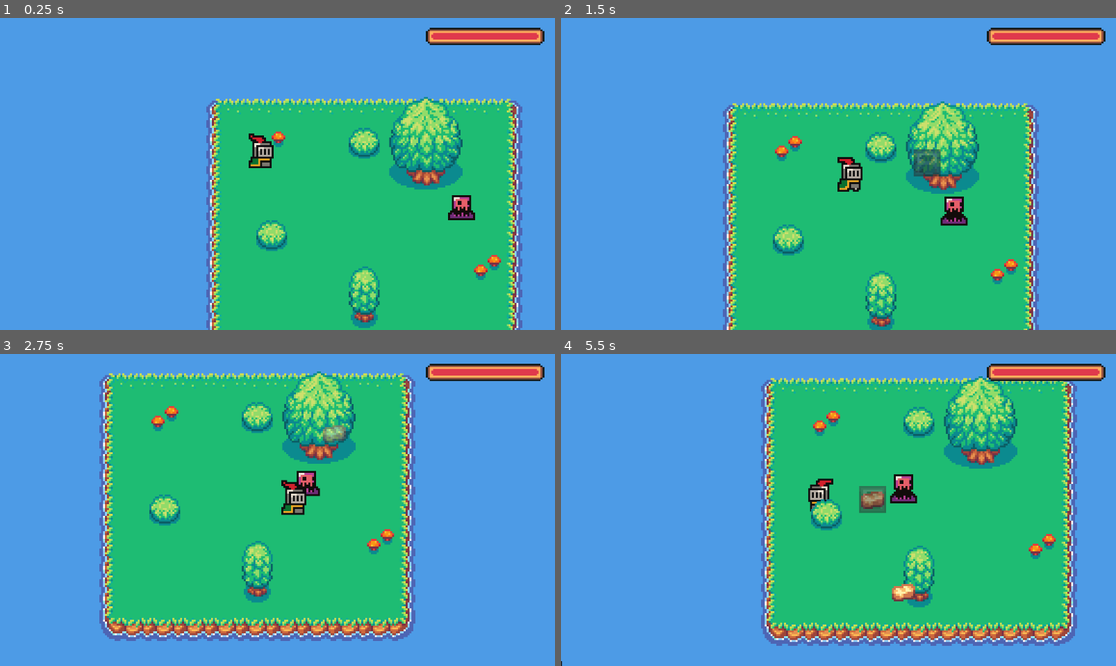
Above: before the commit, frames 1-4 (two rows, left to right).
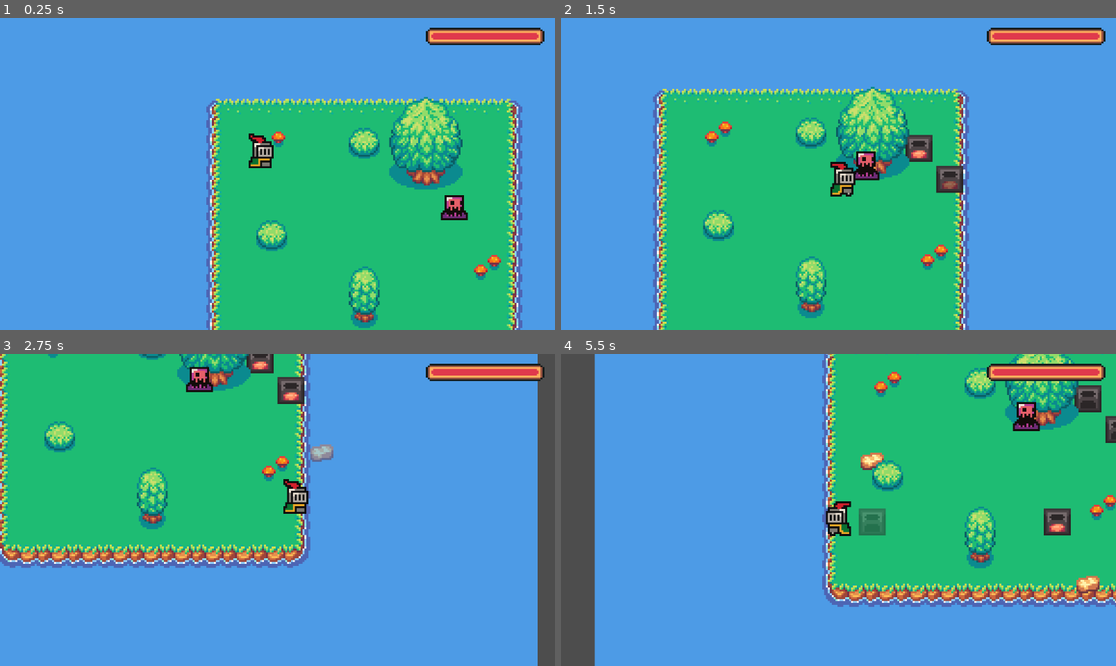
Above: after the commit, the same moments.

Repository: AlexAb123/May-Term
Game: Godot game, scene res://Scenes/Main.tscn
The game is run twice, just before and just after one commit, with the same random seed, the same clock (stepped at 60 frames per second) and the same inputs.
Inputs (mouse positions are in pixels of both pictures, inside the frame that each line leads up to):
- Up to frame 1 (0.25 s): no input
- Up to frame 2 (1.5 s): move the mouse to (960, 158) at 0.52 s; hold D (move_right) 0.53-1.28 s; tap G (g) at 0.6 s; click (960, 158) at 0.67 s; tap X (x) at 0.8, 1.35 s; move the mouse to (932, 167) at 1.27 s; hold S (move_down) from 1.28 s (still down); click (932, 167) at 1.42 s
- Up to frame 3 (2.75 s): tap Z (z) at 1.55, 2.1 s; move the mouse to (333, 441) at 2.02 s; release S (move_down) at 2.03 s; hold D (move_right) from 2.03 s (still down); click (333, 441) at 2.17 s; tap G (g) at 2.3 s
- Up to frame 4 (5.5 s): move the mouse to (810, 572) at 2.77 s; release D (move_right) at 2.78 s; hold W (move_up) 2.78-3.53 s; tap G (g) at 2.85, 4.55, 5.1 s; click (810, 572) at 2.92 s; tap X (x) at 3.05, 3.6, 5.3 s; move the mouse to (799, 588) at 3.52 s; hold A (move_left) 3.53-5.03 s; click (799, 588) at 3.67 s; tap Z (z) at 3.8, 4.35 s; move the mouse to (672, 463) at 4.27 s; click (672, 463) at 4.42 s; move the mouse to (866, 510) at 5.02 s; hold S (move_down) from 5.03 s (still down); click (866, 510) at 5.17 s

The runs differ from the first frame. In frame 1, 0.3% of the frame differs, in the area x 79-86%, y 56-65%; in frame 2, 32%; in frame 3, 51%, in the area x 0-100%, y 0-100%; in frame 4, 43%.

Commit message:
enemy attacking buildingd and enemy movemnt

Diff:
--- a/Scenes/Building Scenes/Base Building Scenes/Building.tscn
+++ b/Scenes/Building Scenes/Base Building Scenes/Building.tscn
@@ -9,6 +9,8 @@
 size = Vector2(16, 16)
 
 [node name="Building" type="StaticBody2D"]
+collision_layer = 2
+collision_mask = 0
 script = ExtResource("1_e7ngb")
 
 [node name="CollisionShape2D" type="CollisionShape2D" parent="."]
@@ -16,11 +18,11 @@
 
 [node name="Sprite2D" type="Sprite2D" parent="."]
 
-[node name="Area2D" type="Area2D" parent="."]
+[node name="MouseArea2D" type="Area2D" parent="."]
 
-[node name="AreaCollisionShape2D" type="CollisionShape2D" parent="Area2D"]
+[node name="AreaCollisionShape2D" type="CollisionShape2D" parent="MouseArea2D"]
 shape = SubResource("RectangleShape2D_3j7wk")
 
-[connection signal="input_event" from="Area2D" to="." method="_on_area_2d_input_event"]
-[connection signal="mouse_entered" from="Area2D" to="." method="_on_area_2d_mouse_entered"]
-[connection signal="mouse_exited" from="Area2D" to="." method="_on_area_2d_mouse_exited"]
+[connection signal="input_event" from="MouseArea2D" to="." method="_on_area_2d_input_event"]
+[connection signal="mouse_entered" from="MouseArea2D" to="." method="_on_area_2d_mouse_entered"]
+[connection signal="mouse_exited" from="MouseArea2D" to="." method="_on_area_2d_mouse_exited"]
--- a/Scenes/Building Scenes/Base Building Scenes/DefenseBuilding.tscn
+++ b/Scenes/Building Scenes/Base Building Scenes/DefenseBuilding.tscn
@@ -7,14 +7,14 @@
 
 [node name="DefenseBuilding" instance=ExtResource("1_1tcue")]
 script = ExtResource("2_6b44f")
-health = 0
+health = 10
 damage = 0
 fire_rate = 0.0
-range = 0.0
+detection_range = 25
 
 [node name="DetectionArea2D" type="Area2D" parent="." index="3"]
-collision_layer = 2
-collision_mask = 2
+collision_layer = 0
+collision_mask = 4
 
 [node name="DetectionArea2DCollisionShape2D" type="CollisionShape2D" parent="DetectionArea2D" index="0"]
 shape = SubResource("CircleShape2D_55d75")
--- a/Scenes/Building Scenes/Defense Building Scenes/Archer.tscn
+++ b/Scenes/Building Scenes/Defense Building Scenes/Archer.tscn
@@ -7,6 +7,6 @@
 health = 100
 damage = 10
 fire_rate = 10.0
-range = 25.0
+detection_range = 25
 deconstruct_time = 0.1
 sprite = ExtResource("2_qqoxo")
--- a/Scenes/Enemy Scenes/Base Enemy Scenes/Enemy.tscn
+++ b/Scenes/Enemy Scenes/Base Enemy Scenes/Enemy.tscn
@@ -98,10 +98,14 @@
 [sub_resource type="CircleShape2D" id="CircleShape2D_io5ol"]
 radius = 47.0425
 
+[sub_resource type="CircleShape2D" id="CircleShape2D_6ctfx"]
+
 [node name="Enemy" type="CharacterBody2D"]
 y_sort_enabled = true
+collision_layer = 0
+collision_mask = 3
 script = ExtResource("1_8cx2i")
-speed = 10.0
+detection_range = 35
 
 [node name="AnimatedSprite2D" type="AnimatedSprite2D" parent="."]
 sprite_frames = SubResource("SpriteFrames_mfmcn")
@@ -115,7 +119,21 @@
 rotation = 1.57481
 shape = SubResource("CapsuleShape2D_ku6fp")
 
-[node name="detection_area" type="Area2D" parent="."]
+[node name="DetectionArea2D" type="Area2D" parent="."]
+collision_layer = 0
+collision_mask = 2
 
-[node name="CollisionShape2D" type="CollisionShape2D" parent="detection_area"]
+[node name="DetectionArea2DCollisionShape2D" type="CollisionShape2D" parent="DetectionArea2D"]
 shape = SubResource("CircleShape2D_io5ol")
+
+[node name="DamageArea2D" type="Area2D" parent="."]
+collision_layer = 0
+collision_mask = 2
+
+[node name="DamageCollisionShape2D" type="CollisionShape2D" parent="DamageArea2D"]
+shape = SubResource("CircleShape2D_6ctfx")
+
+[connection signal="body_entered" from="DetectionArea2D" to="." method="_on_detection_area_2d_body_entered"]
+[connection signal="body_exited" from="DetectionArea2D" to="." method="_on_detection_area_2d_body_exited"]
+[connection signal="body_entered" from="DamageArea2D" to="." method="_on_damage_area_2d_body_entered"]
+[connection signal="body_exited" from="DamageArea2D" to="." method="_on_damage_area_2d_body_exited"]
--- a/Scenes/Enemy Spawner.gd
+++ b/Scenes/Enemy Spawner.gd
@@ -4,16 +4,16 @@
 @onready var enemies = [preload("res://Scenes/Enemy Scenes/Base Enemy Scenes/Enemy.tscn")]
 # must edit when adding more enemies
 
-func getRandPosition():
-	var node = positions[randi() % positions.size()]
-	#print(node)
-	return node.global_position
-
-
-
-func _on_spawn_timer_timeout():
-	var enemy_instance = enemies[0].instantiate() # must edit when adding more enmemies
-	add_child(enemy_instance)
-	enemy_instance.position = getRandPosition()
-
-	#pass # Replace with function body.
+#func getRandPosition():
+	#var node = positions[randi() % positions.size()]
+	##print(node)
+	#return node.global_position
+	#
+#
+#
+#func _on_spawn_timer_timeout():
+	#var enemy_instance = enemies[0].instantiate() # must edit when adding more enmemies
+	#add_child(enemy_instance)
+	#enemy_instance.position = getRandPosition()
+#
+	##pass # Replace with function body.
--- a/Scenes/HealthBar.gd
+++ b/Scenes/HealthBar.gd
@@ -8,4 +8,4 @@
 	update()
 
 func update():
-	value = player.currentHealth * 100 / player.maxHealth
+	value = player.current_health * 100 / player.max_health
--- a/Scenes/Player.tscn
+++ b/Scenes/Player.tscn
@@ -161,6 +161,7 @@
 
 [node name="Player" type="CharacterBody2D"]
 collision_layer = 3
+collision_mask = 3
 motion_mode = 1
 script = ExtResource("1_fb2bp")
 
--- a/Scripts/Building Scripts/Building.gd
+++ b/Scripts/Building Scripts/Building.gd
@@ -6,6 +6,8 @@
 @export var size : Vector2 = Vector2(1,1)
 @export var sprite: Texture2D
 @onready var sprite2D: Sprite2D = get_node("Sprite2D")
+@export var max_health: int = 10
+@onready var current_health: int = max_health
 
 var player
 
@@ -65,6 +67,14 @@
 			if event.button_index == 2:
 				right_click_down = true
 
+func take_damage(damage):
+	current_health -= damage
+	if current_health <= 0:
+		destroy()
+
+func destroy():
+	print("Destoryed")
+	queue_free()
 func deconstruct():
 	print("Add item to player inventory")
 	BuildingManager.remove_building(self)
--- a/Scripts/Building Scripts/DefenseBuilding.gd
+++ b/Scripts/Building Scripts/DefenseBuilding.gd
@@ -5,7 +5,8 @@
 @export var health: int
 @export var damage: int
 @export var fire_rate: float
-@export var range: float
+@export var detection_range: int = 25
+
 
 @onready var detection_area: Area2D = $DetectionArea2D
 @onready var detection_shape: CollisionShape2D = $DetectionArea2D/DetectionArea2DCollisionShape2D
@@ -14,7 +15,7 @@
 
 func _ready():
 	super()
-	detection_shape.shape.radius = range
+	detection_shape.shape.radius = detection_range
 
 func _process(delta):
 
@@ -22,11 +23,11 @@
 
 func _on_detection_area_2d_body_entered(body):
 	hasTarget = true
-	print(body)
-	print("enter")
+	#print(body)
+	#print("enter")
 
 
 func _on_detection_area_2d_body_exited(body):
 	hasTarget = false
-	print(body)
-	print("exit")
+	#print(body)
+	#print("exit")
--- a/Scripts/Enemy Scripts/Enemy.gd
+++ b/Scripts/Enemy Scripts/Enemy.gd
@@ -1,37 +1,80 @@
 extends CharacterBody2D
 @onready var animated_sprite = get_node("AnimatedSprite2D")
+@onready var detection_shape = $DetectionArea2D/DetectionArea2DCollisionShape2D
+@onready var damage_shape = $DamageArea2D/DamageCollisionShape2D
 
-@export var speed: float
-@export var damage: int
+@export var speed: int = 25
+@export var damage: int = 5
+@export var attack_cooldown: float = 1
 @export var health: int
 @export var armor: int
-var hasTarget = false
-var targets: Array[int]
-var curr: Node
+@export var detection_range: int = 25
+@export var damage_range: int = 10
+
+var target
+
+var detection_targets: Array
+var damage_targets: Array
 
 signal on_death
 
-
-func _on_detection_area_body_entered(body):
-	print(body.name)
-	if "Building" in body.name:
-		var temp = []
-		#currTargets = get_node("Tower").get_overlapping_bodies()
-		hasTarget = true
+func _ready():
+	detection_shape.shape.radius = detection_range
+	damage_shape.shape.radius = damage_range
 
 
-func _on_detection_area_body_exited(body):
-	hasTarget = false
+func _on_detection_area_2d_body_entered(body):
+	if body is Building or body is Player:
+		detection_targets.append(body)
+		#currTargets = get_node("Tower").get_overlapping_bodies()
+	print("det")
+	print(detection_targets)
+func _on_detection_area_2d_body_exited(body):
+	detection_targets.erase(body)
+
+
+func _on_damage_area_2d_body_entered(body):
+	if body is Building or body is Player:
+		damage_targets.append(body)
+	print("damage")
+
+	print(damage_targets)
+
+func _on_damage_area_2d_body_exited(body):
+	damage_targets.erase(body)
+
+
+var attack_cooldown_timer = 0
+var is_attacking: bool = false
 
 func _physics_process(delta):
-	if hasTarget:
-		print("TARGET")
+	find_target()
+
+	if target in damage_targets:
+		is_attacking = true
+		if attack_cooldown_timer <= 0:
+			target.take_damage(damage)
+			attack_cooldown_timer = attack_cooldown
+		else:
+			attack_cooldown_timer -= delta
 	else:
-		pass
-	if !hasTarget:
-		velocity = (global_position * (-1)).normalized() * speed
+		is_attacking = false
+		attack_cooldown_timer -= delta
 
-	move_and_slide()
+	if target:
+		velocity = (target.global_position - global_position).normalized() * speed
+	else:
+		velocity = (Vector2(0, 0) - global_position).normalized() * speed
+
+	if not is_attacking:
+		move_and_slide()
+
+
+func find_target():
+	if detection_targets:
+		target = detection_targets[0]
+	else:
+		target = null
 
 func die():
 	queue_free()
--- a/Scripts/Player Scripts/Player.gd
+++ b/Scripts/Player Scripts/Player.gd
@@ -4,9 +4,9 @@
 signal healthChanged
 
 @export_category("Movement")
-@export var maxHealth = 100
-@export var moveSpeed = 50
-@onready var currentHealth: int = maxHealth
+@export var max_health = 100
+@export var moveSpeed = 100
+@onready var current_health: int = max_health
 @onready var animated_sprite = $AnimatedSprite2D
 @onready var selected_item_sprite: Sprite2D = $SelectedItemSprite
 @onready var isHurt: bool = false
@@ -20,11 +20,15 @@
 func _ready():
 	selected_item_sprite.modulate.a = 0.5
 
-func hurtByEnemy(area):
-	currentHealth -= 10
-	if currentHealth <= 0:
-		currentHealth = maxHealth
+func take_damage(damage):
+	current_health -= damage
 	healthChanged.emit()
+	if current_health <= 0:
+		current_health = max_health
+		death()
+
+func death():
+	print("Player Died")
 
 
 func _physics_process(delta):
@@ -53,7 +57,6 @@
 		animated_sprite.play("idle")
 	else:
 		animated_sprite.play("run")
-
 
 	if not is_deconstructing:
 		move_and_slide()
--- a/project.godot
+++ b/project.godot
@@ -72,6 +72,12 @@
 , null]
 }
 
+[layer_names]
+
+2d_physics/layer_1="Background"
+2d_physics/layer_2="Buildings + Player"
+2d_physics/layer_3="Enemies"
+
 [rendering]
 
 textures/canvas_textures/default_texture_filter=0
Not shown: 1 places in Scenes/Enemy Scenes/Base Enemy Scenes/Enemy.tscn that only renumber resources
Not shown: 1 places in Scenes/Main.tscn that only renumber resources
